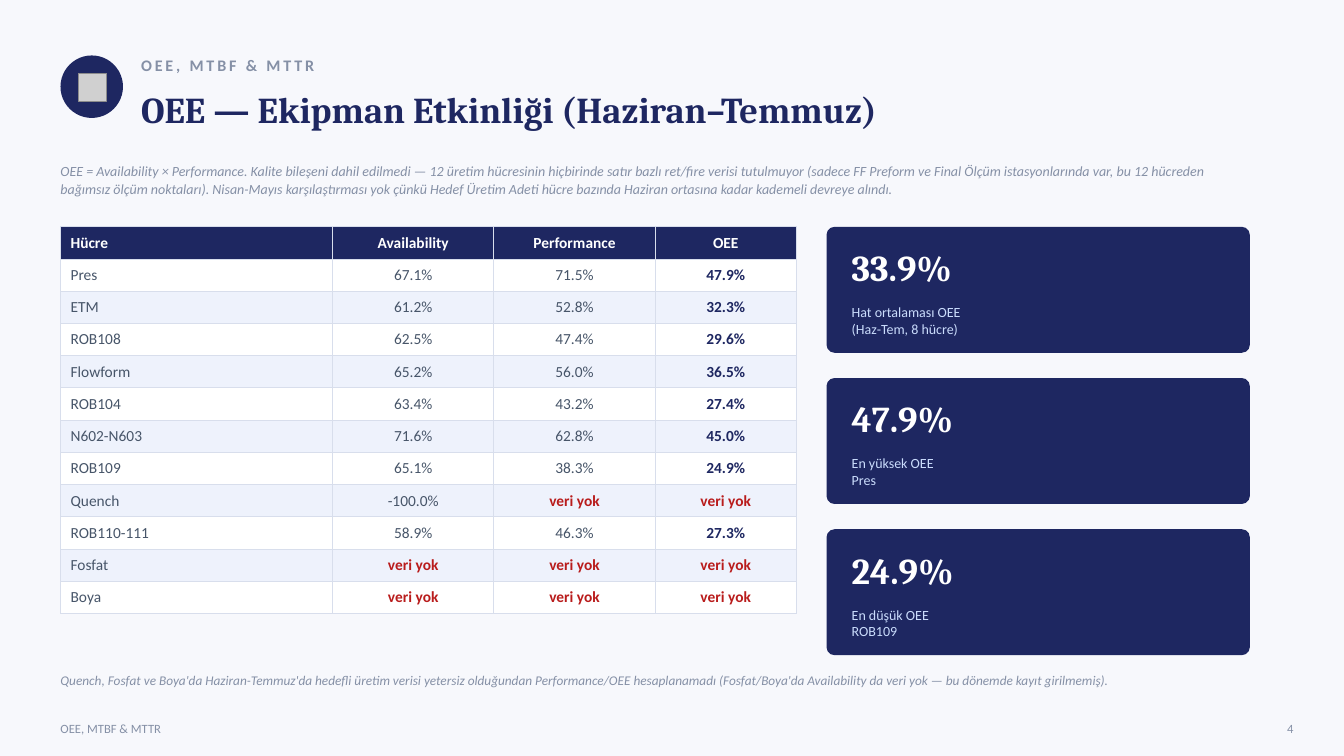
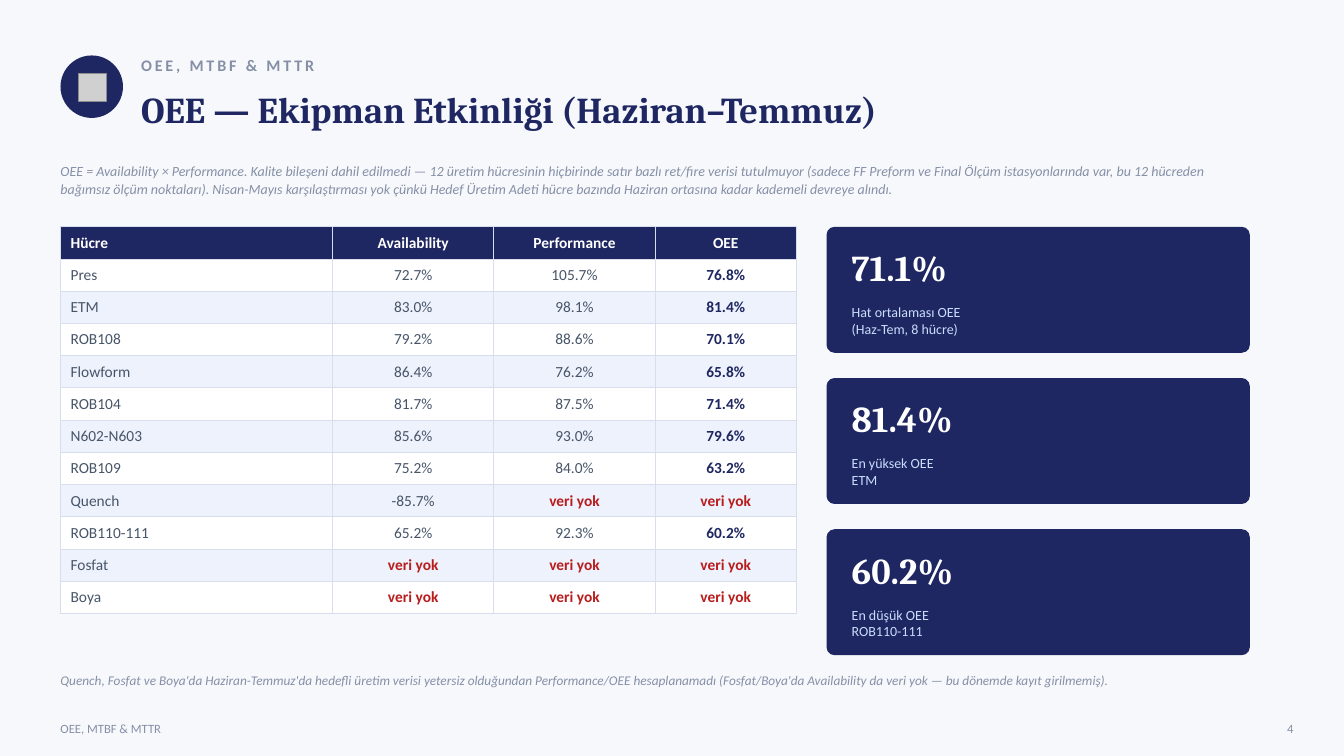
Before and after one commit to sgtdali/ManufUI, a slide deck: slide 5 of docs/sunumlar/Repkon-HF901-Ust-Yonetim-Sunumu-2026-07.pptx. Drawn at 1344x756 pixels with LibreOffice and Linux fonts; fonts in the diff are those of the drawing; grey boxes stand for pictures. Boxes give left, top, right and bottom in pixels: in the first picture for what was removed or moved away, otherwise in the second. Text is boxed around its words. In the diff, an @@ line names an element or a change of style, - is before the commit and + after.

```diff
--- a/docs/sunumlar/Repkon-HF901-Ust-Yonetim-Sunumu-2026-07.pptx
+++ b/docs/sunumlar/Repkon-HF901-Ust-Yonetim-Sunumu-2026-07.pptx
@@ table at (60,227,797,609) @@
-row 2: Pres | 67.1% | 71.5% | 47.9%
+row 2: Pres | 72.7% | 105.7% | 76.8%
-row 3: ETM | 61.2% | 52.8% | 32.3%
+row 3: ETM | 83.0% | 98.1% | 81.4%
-row 4: ROB108 | 62.5% | 47.4% | 29.6%
+row 4: ROB108 | 79.2% | 88.6% | 70.1%
-row 5: Flowform | 65.2% | 56.0% | 36.5%
+row 5: Flowform | 86.4% | 76.2% | 65.8%
-row 6: ROB104 | 63.4% | 43.2% | 27.4%
+row 6: ROB104 | 81.7% | 87.5% | 71.4%
-row 7: N602-N603 | 71.6% | 62.8% | 45.0%
+row 7: N602-N603 | 85.6% | 93.0% | 79.6%
-row 8: ROB109 | 65.1% | 38.3% | 24.9%
+row 8: ROB109 | 75.2% | 84.0% | 63.2%
-row 9, column 2: -100.0%
+row 9, column 2: -85.7%
-row 10: ROB110-111 | 58.9% | 46.3% | 27.3%
+row 10: ROB110-111 | 65.2% | 92.3% | 60.2%
@@ text at (852,256,947,282): text changed @@
-33.9%
+71.1%
@@ text at (852,407,953,433): text changed @@
-47.9%
+81.4%
@@ text at (852,476,878,485): text changed @@
-Pres
+ETM
@@ text at (852,559,953,585): text changed @@
-24.9%
+60.2%
@@ text at (852,627,923,636): text changed @@
-ROB109
+ROB110-111
```
Also in this commit, not shown: 3 other slides changed, 7 other files.
